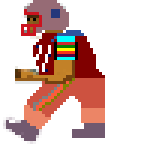
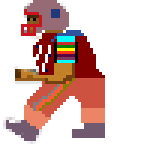
Two versions of the same layered image (150 x 150). Layer-by-layer changes:
painted on "Background" over [51, 9, 78, 63]
